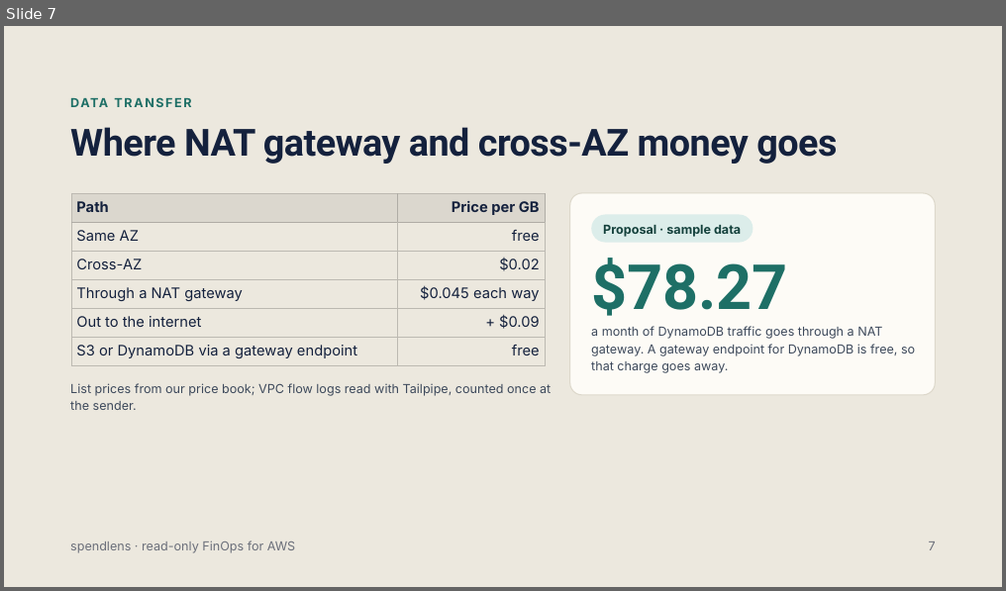
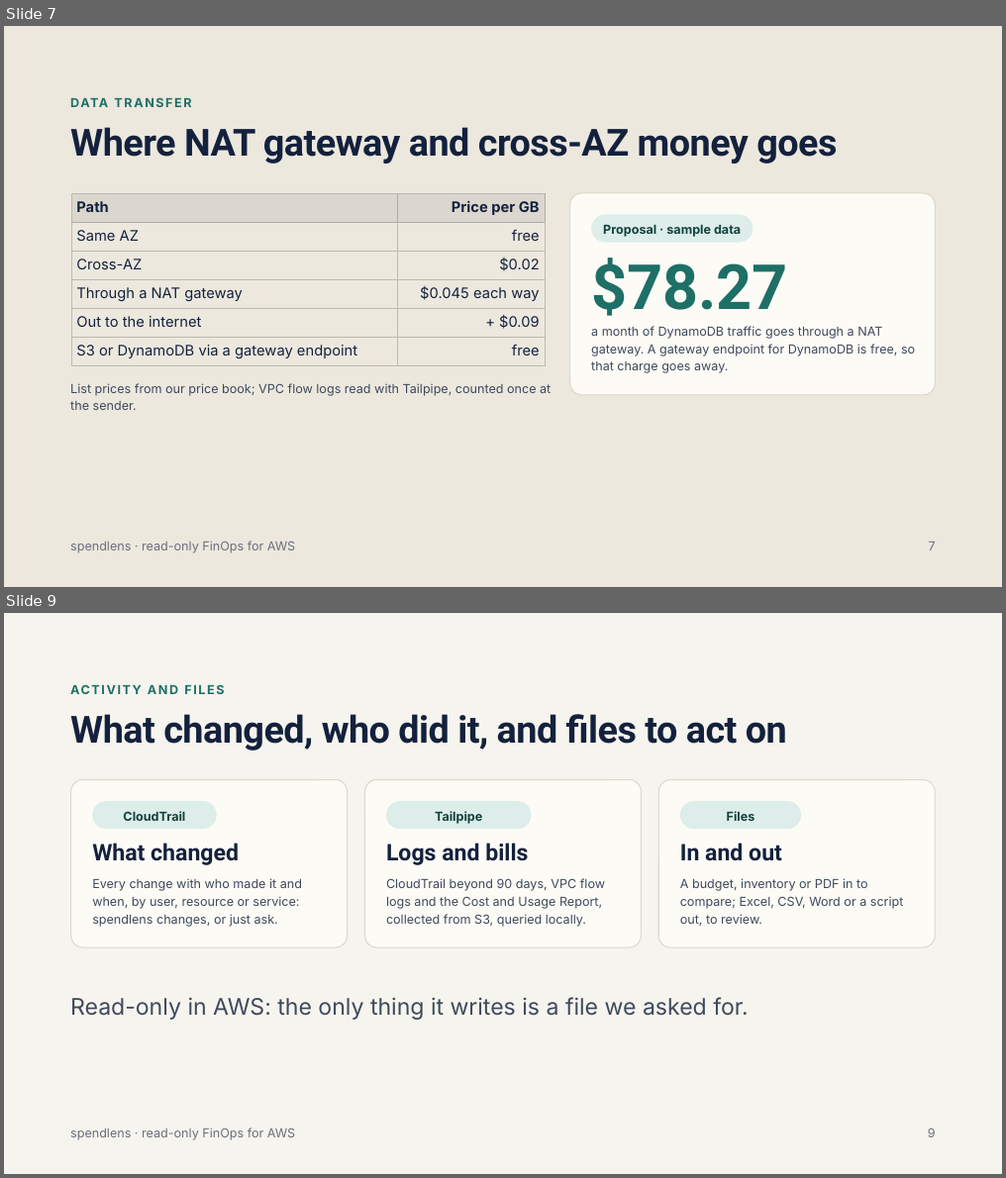
Before and after one commit to devops-monk/spendlens, a slide deck: docs/ppt/spendlens FinOps for our AWS estate.pptx. Shown one above the other, each under a label of ours: slide 7 before the commit, slides 7 and 9 after it; the slides between them are not shown. The pictures are 1006x591 and 1006x1178 pixels, drawn with LibreOffice and Linux fonts; fonts in the diff are those of the drawing. Boxes give left, top, right and bottom in pixels: in the first picture for what was removed or moved away, otherwise in the second. Text is boxed around its words. In the diff, an @@ line names an element or a change of style, - is before the commit and + after.

Commit message:
docs(deck): 0.4.6 in the presentation: what changed and who, Tailpipe, files in and out, live AWS by default

```diff
--- a/docs/ppt/spendlens FinOps for our AWS estate.pptx
+++ b/docs/ppt/spendlens FinOps for our AWS estate.pptx
@@ slide 9 added at <box>4,613,1002,1174</box>, background #F6F4EE @@
@@ text added at <box>70,679,961,699</box>, 12 pt, text #1E6F66, bold @@
+ACTIVITY AND FILES
@@ title added at <box>70,714,787,751</box>, 36 pt, text #14213D, bold @@
+What changed, who did it, and files to act on
@@ rounded rectangle added at <box>71,780,348,948</box>, fill #FDFBF6, outline #DDD8CB 1 pt @@
@@ rounded rectangle added at <box>364,780,642,948</box>, fill #FDFBF6, outline #DDD8CB 1 pt @@
@@ rounded rectangle added at <box>659,780,936,948</box>, fill #FDFBF6, outline #DDD8CB 1 pt @@
@@ rounded rectangle added at <box>92,801,217,829</box>, fill #DCEDEA, 12 pt, text #14413C, bold @@
+CloudTrail
@@ rounded rectangle added at <box>386,801,532,829</box>, fill #DCEDEA, 12 pt, text #14413C, bold @@
+Tailpipe
@@ rounded rectangle added at <box>680,801,801,829</box>, fill #DCEDEA, 12 pt, text #14413C, bold @@
+Files
@@ text added at <box>92,843,239,865</box>, 22 pt, text #14213D, bold @@
+What changed
@@ text added at <box>386,843,528,865</box>, 22 pt, text #14213D, bold @@
+Logs and bills
@@ text added at <box>680,843,782,861</box>, 22 pt, text #14213D, bold @@
+In and out
@@ text added at <box>92,878,302,927</box>, 12 pt, text #3E4A5C @@
+Every change with who made it and when, by user, resource or service: spendlens changes, or just ask.
@@ text added at <box>386,878,605,927</box>, 12 pt, text #3E4A5C @@
+CloudTrail beyond 90 days, VPC flow logs and the Cost and Usage Report, collected from S3, queried locally.
@@ text added at <box>680,878,904,926</box>, 12 pt, text #3E4A5C @@
+A budget, inventory or PDF in to compare; Excel, CSV, Word or a script out, to review.
@@ text added at <box>70,997,748,1020</box>, 22 pt, text #3E4A5C @@
+Read-only in AWS: the only thing it writes is a file we asked for.
@@ text added at <box>70,1128,295,1141</box>, 12 pt, text #6B6F7A @@
+spendlens · read-only FinOps for AWS
@@ text added at <box>928,1129,936,1138</box>, 12 pt, text #6B6F7A @@
+9
```
Also in this commit, not shown: 6 slides changed, 2 other files.
